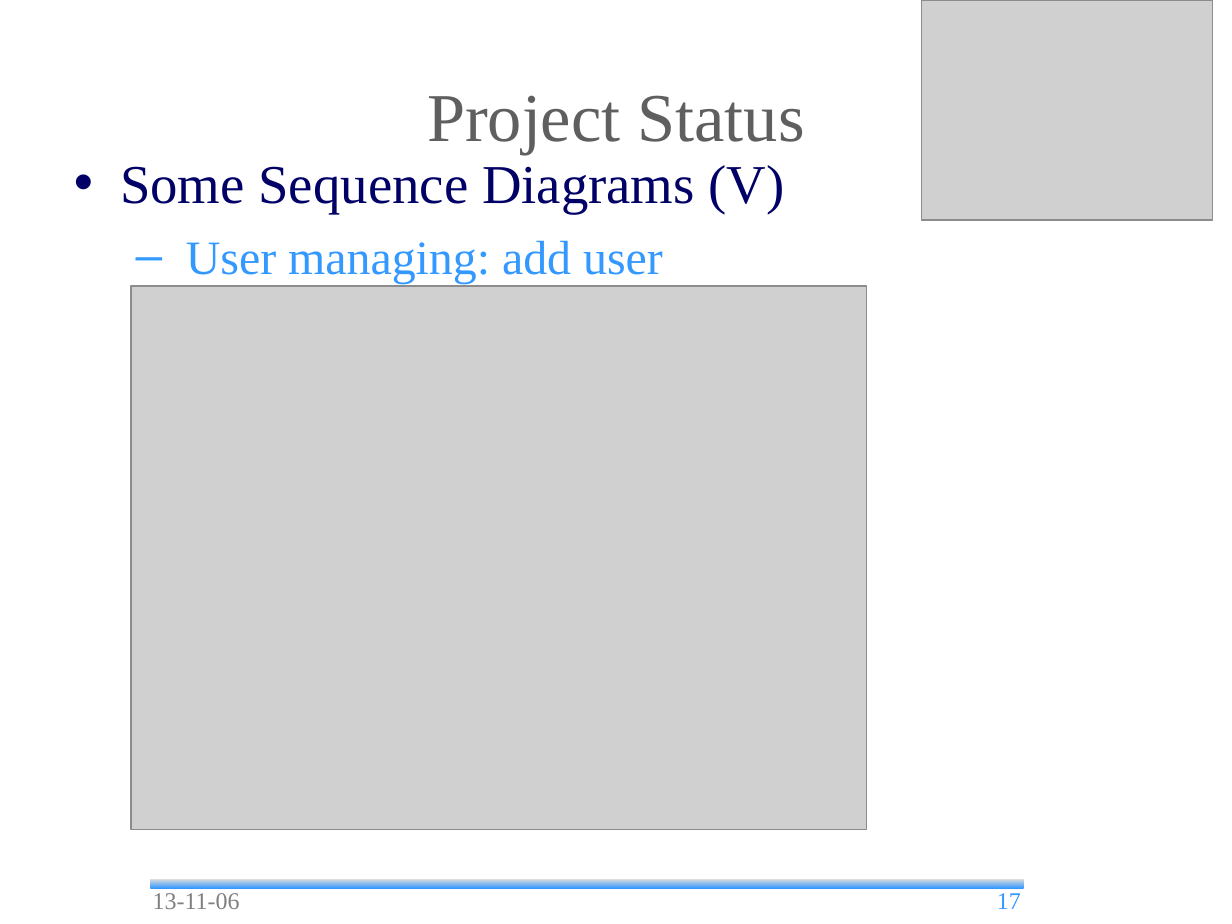
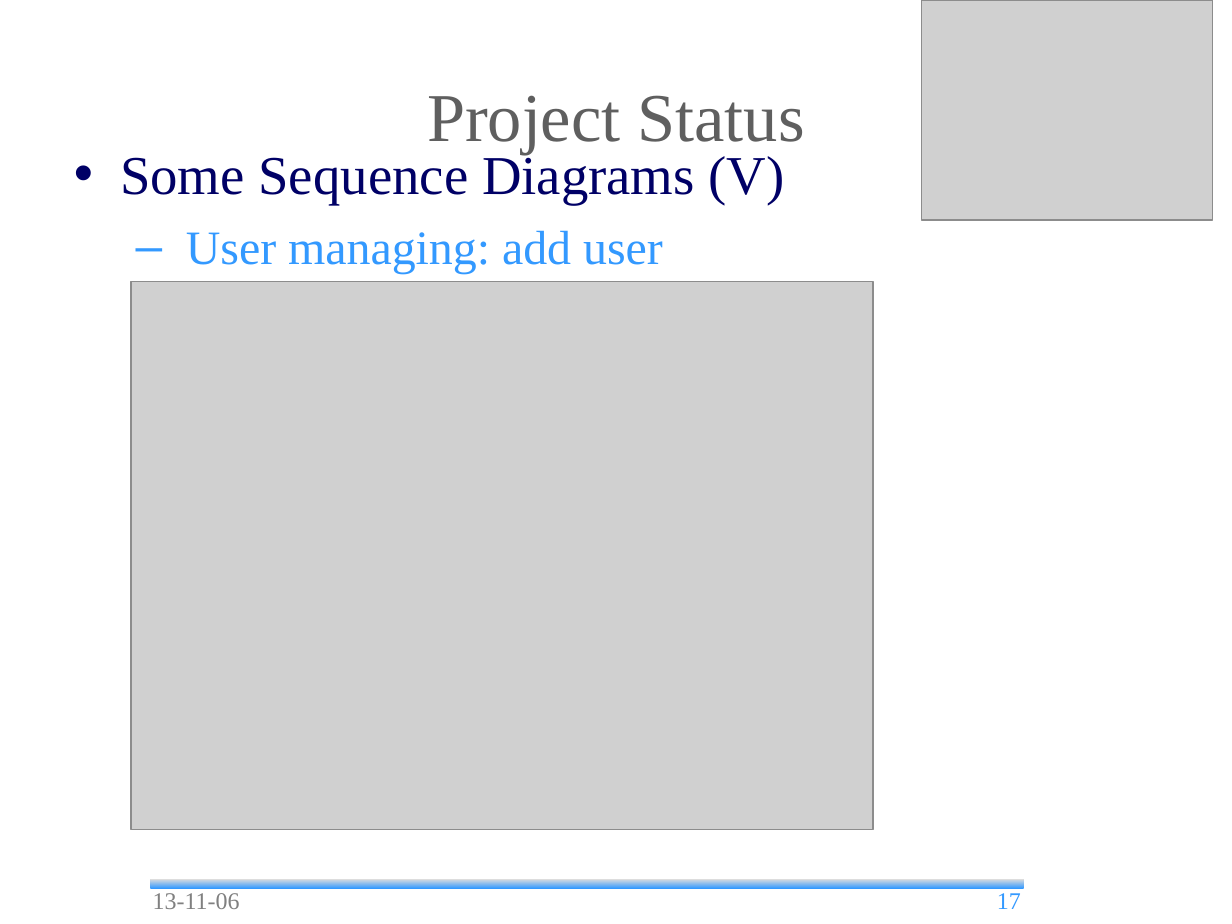
Before and after one commit to andrea-bottoli/DSD, a slide deck: slide 17 of Documentation/Presentation/13_45/Status_Report.odp. Drawn at 1232x924 pixels with LibreOffice and Linux fonts; fonts in the diff are those of the drawing; grey boxes stand for pictures; background and template pictures are left out. Boxes give left, top, right and bottom in pixels: in the first picture for what was removed or moved away, otherwise in the second. Text is boxed around its words. In the diff, an @@ line names an element or a change of style, - is before the commit and + after.

Commit message:
Updated Status Report (not final version)

```diff
--- a/Documentation/Presentation/13_45/Status_Report.odp
+++ b/Documentation/Presentation/13_45/Status_Report.odp
@@ text "Some Sequence Diagrams (V)" rewrapped from bbox=[120, 165, 785, 284] to bbox=[120, 151, 785, 274] @@
@@ picture: place and size @@
-picture at bbox=[131, 286, 866, 829]
+picture at bbox=[131, 281, 872, 829]
```
Also in this commit, not shown: 20 other slides changed, 2 slides added, 1 other file.
